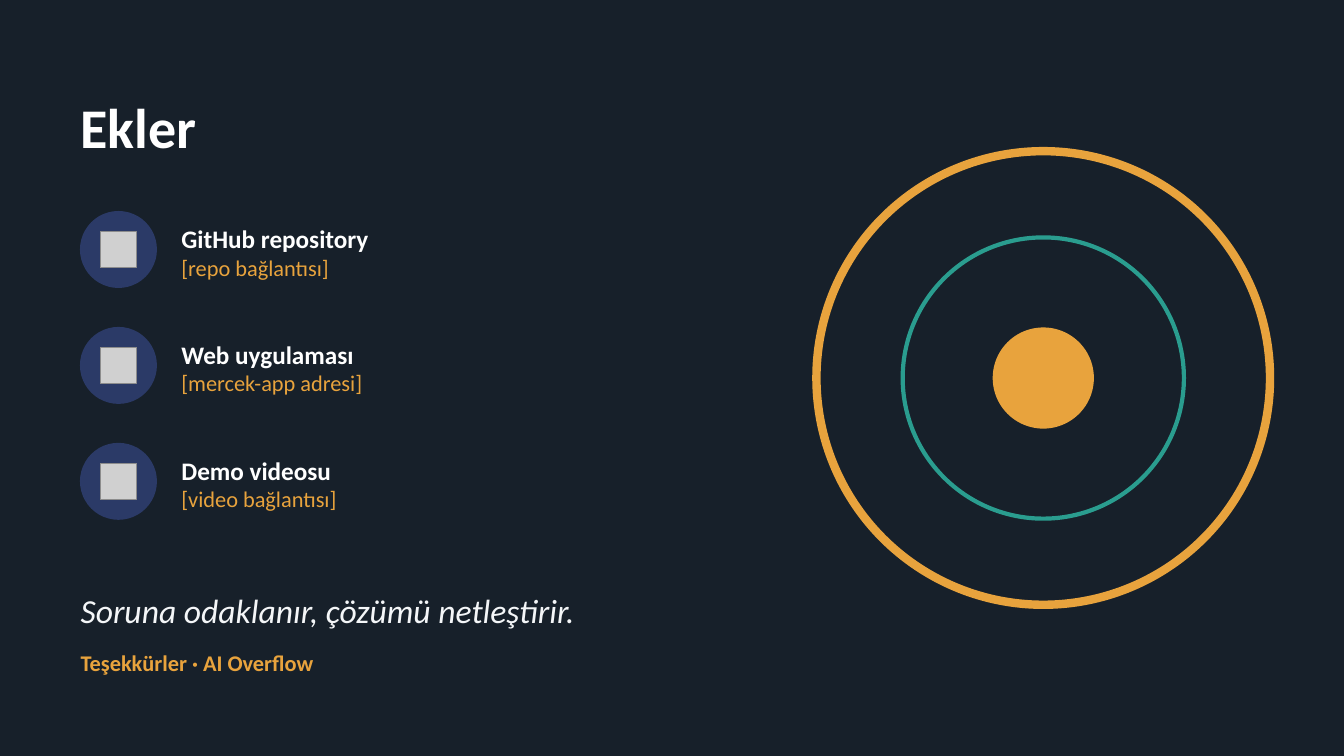
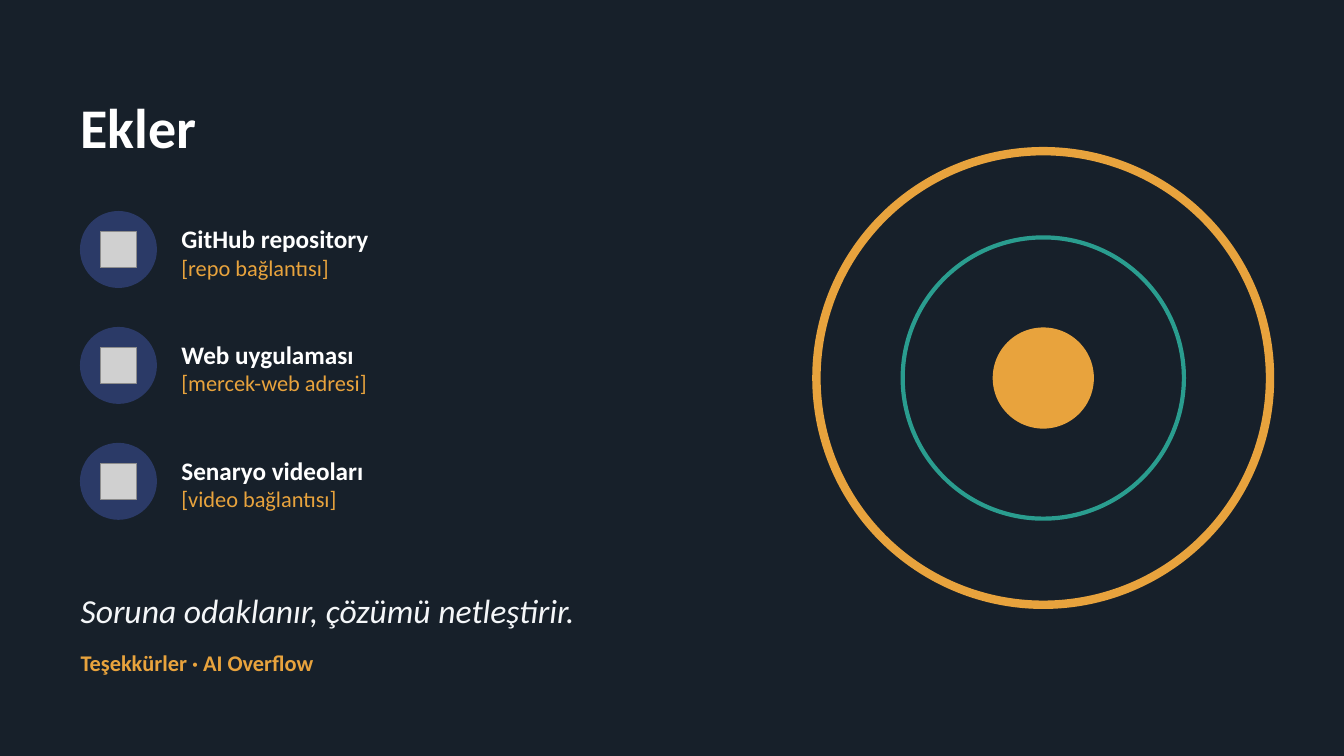
Before and after one commit to SeyhanAmasyalii/ZTHackathonStudy, a slide deck: slide 11 of presentation/Mercek_AI_Overflow_Sunum.pptx. Drawn at 1344x756 pixels with LibreOffice and Linux fonts; fonts in the diff are those of the drawing; grey boxes stand for pictures. Boxes give left, top, right and bottom in pixels: in the first picture for what was removed or moved away, otherwise in the second. Text is boxed around its words. In the diff, an @@ line names an element or a change of style, - is before the commit and + after.

```diff
--- a/presentation/Mercek_AI_Overflow_Sunum.pptx
+++ b/presentation/Mercek_AI_Overflow_Sunum.pptx
@@ text at bbox=[181, 375, 367, 394]: text changed @@
-[mercek-app adresi]
+[mercek-web adresi]
@@ text at bbox=[181, 462, 363, 484]: text changed @@
-Demo videosu
+Senaryo videoları
```
Also in this commit, not shown: 7 other slides changed, 2 slides added, 2 slides removed, 24 other files.
